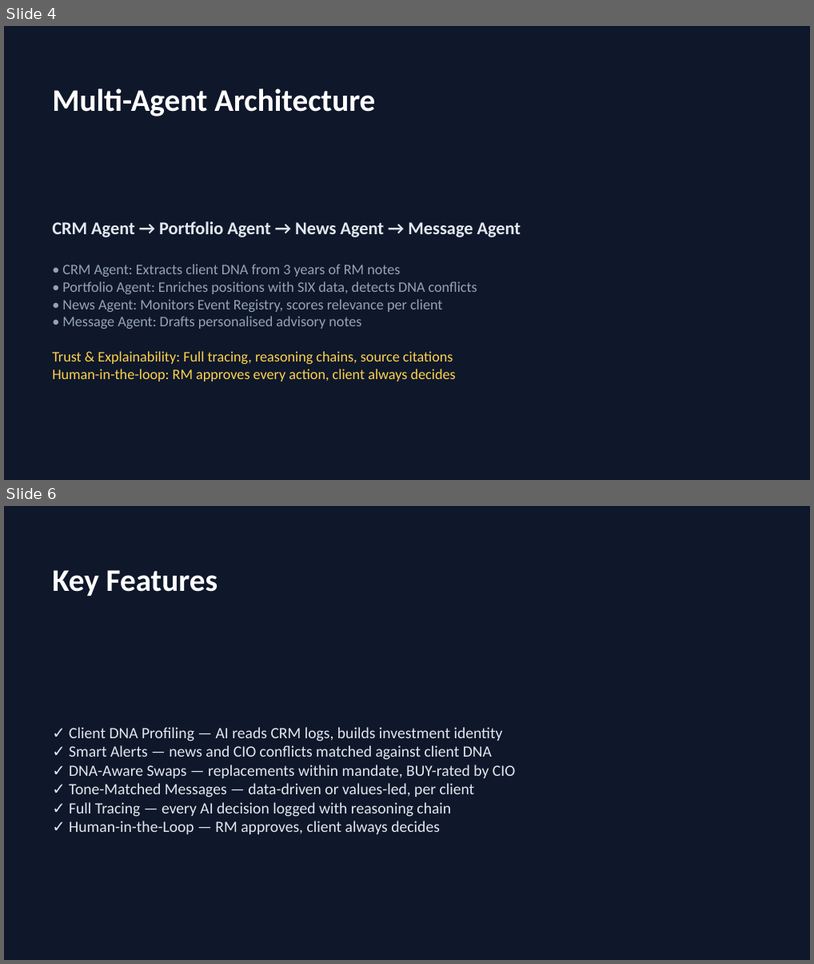
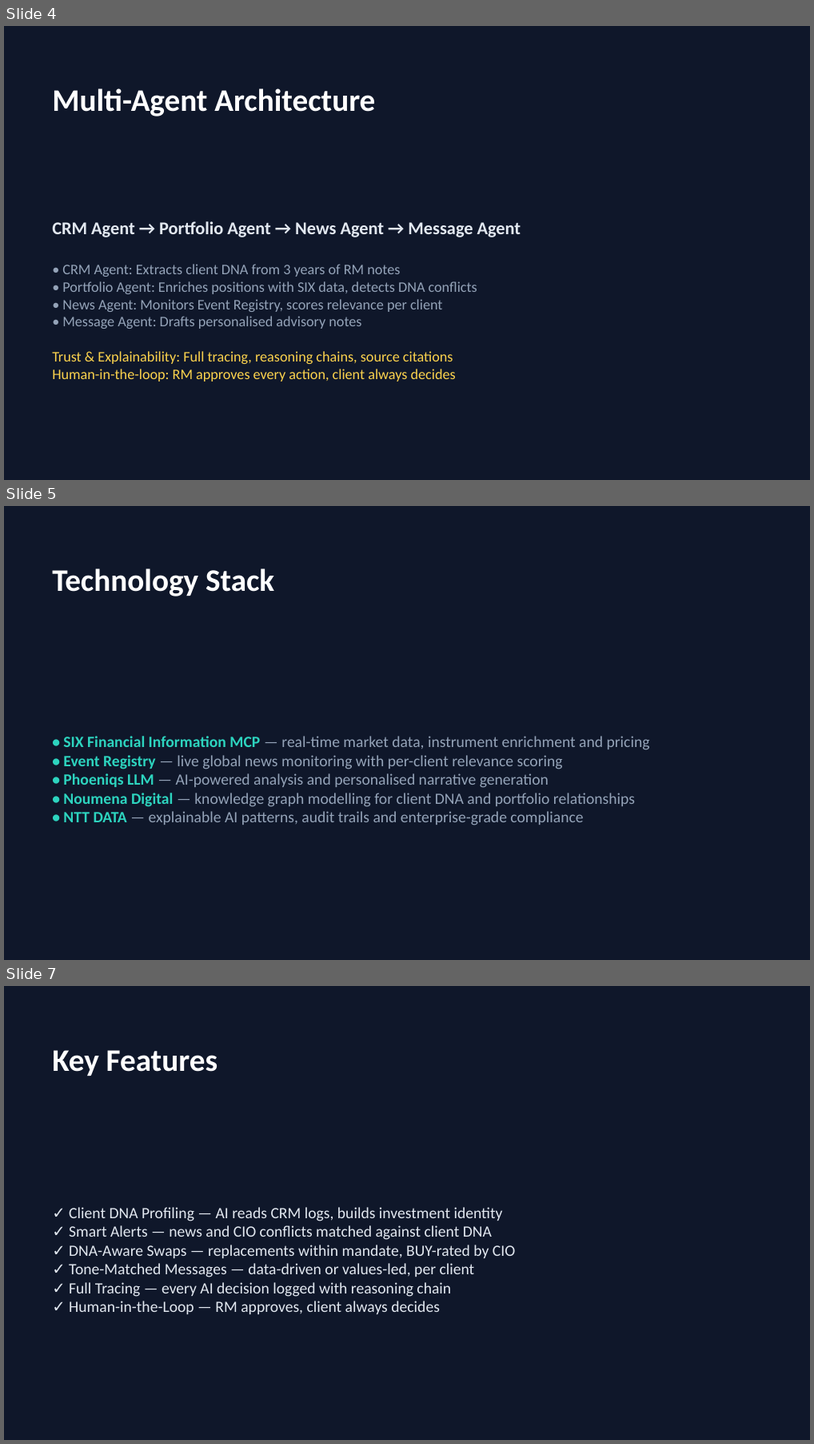
Before and after one commit to bggoranoff/swisshacks, a slide deck: output/presentation.pptx. Shown one above the other, each under a label of ours: slides 4 and 6 before the commit, slides 4, 5 and 7 after it; the slides between them are not shown. The pictures are 814x964 and 814x1444 pixels, drawn with LibreOffice and Linux fonts; fonts in the diff are those of the drawing. Boxes give left, top, right and bottom in pixels: in the first picture for what was removed or moved away, otherwise in the second. Text is boxed around its words. In the diff, an @@ line names an element or a change of style, - is before the commit and + after.

```diff
--- a/output/presentation.pptx
+++ b/output/presentation.pptx
@@ slide 5 added at [4, 506, 810, 960], background #0F172A @@
@@ text added at [52, 568, 274, 596], 28 pt, text #FFFFFF, bold @@
+Technology Stack
@@ text added at [63, 736, 650, 825], 14 pt, text #94A3B8 @@
+• SIX Financial Information MCP — real-time market data, instrument enrichment and pricing
+• Event Registry — live global news monitoring with per-client relevance scoring
+• Phoeniqs LLM — AI-powered analysis and personalised narrative generation
+• Noumena Digital — knowledge graph modelling for client DNA and portfolio relationships
+• NTT DATA — explainable AI patterns, audit trails and enterprise-grade compliance
@@ what was slide 6 is now slide 7 @@
```
Also in this commit, not shown: 3 other slides added, 1 slide removed, 5 other files.
